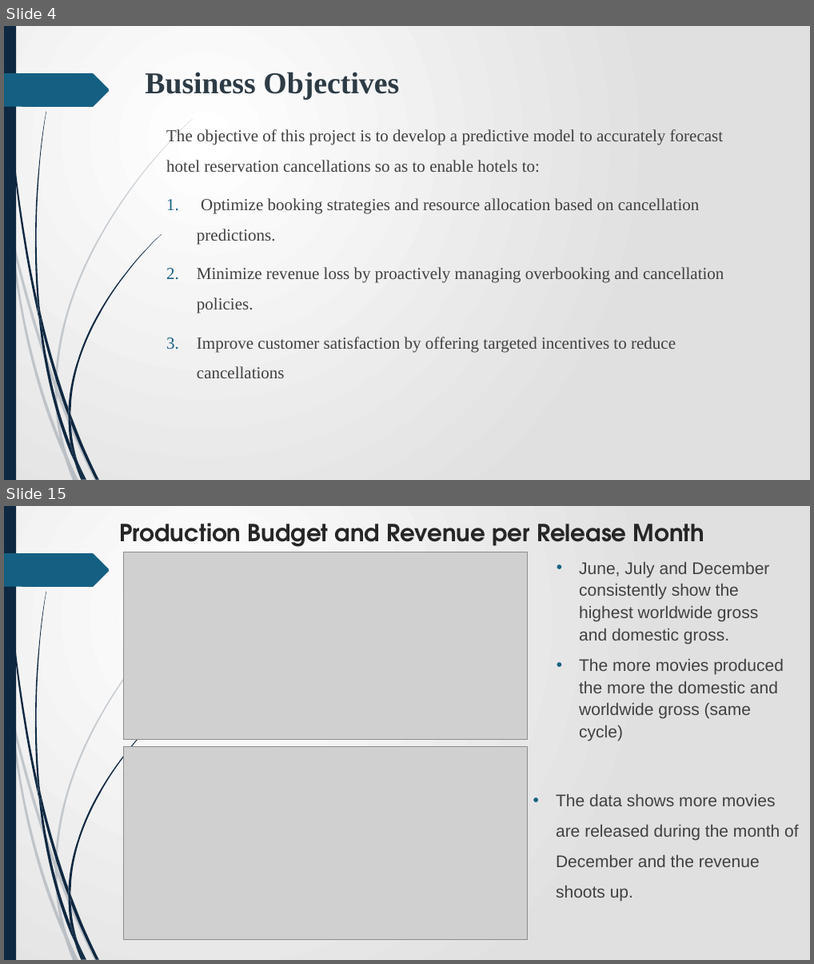
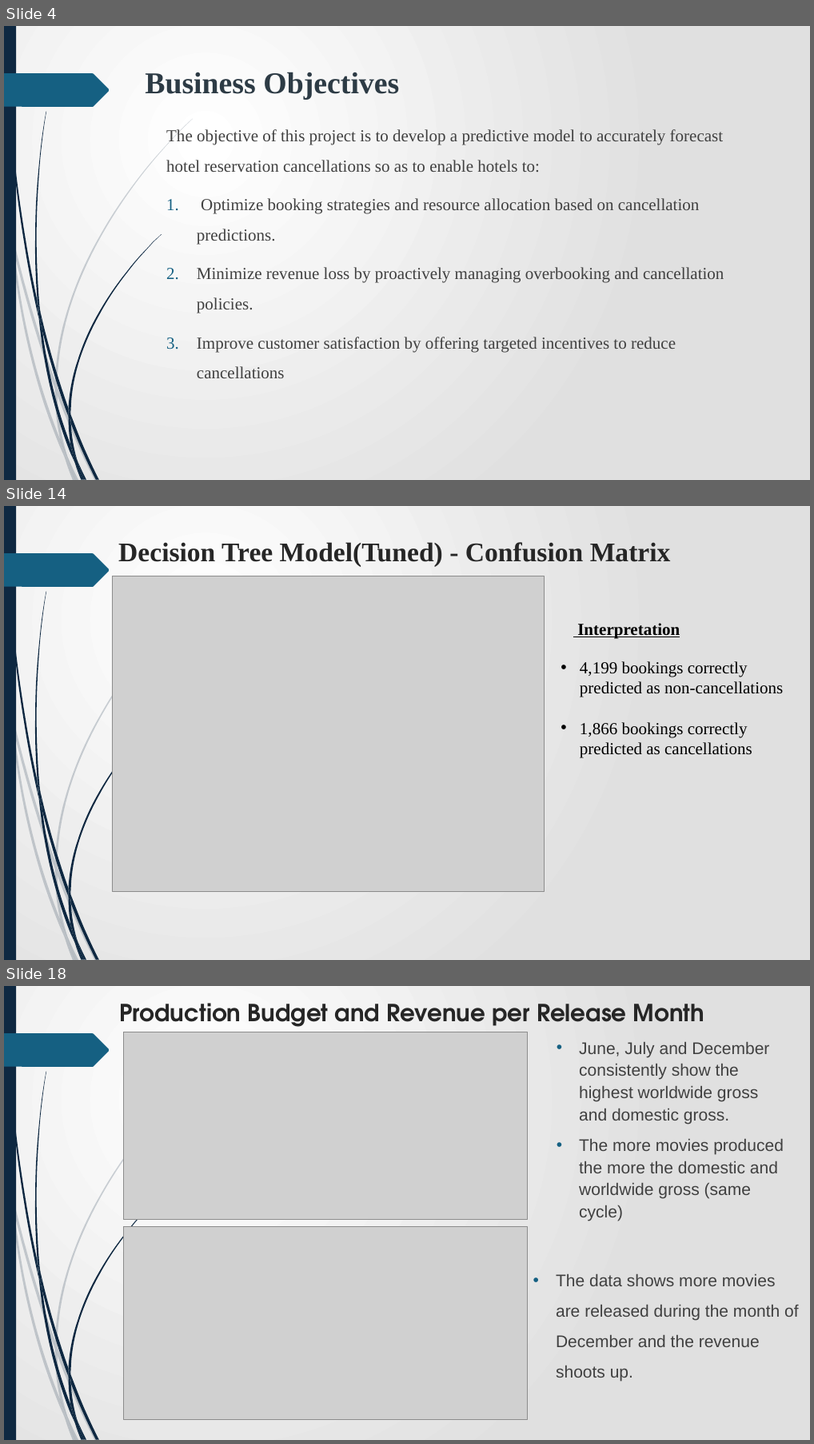
Before and after one commit to James-tech4/JAMES-PHASE-3-DSPT-8-PROJECT, a slide deck: Presentation.pptx. Shown one above the other, each under a label of ours: slides 4 and 15 before the commit, slides 4, 14 and 18 after it; the slides between them are not shown. The pictures are 814x964 and 814x1444 pixels, drawn with LibreOffice and Linux fonts; fonts in the diff are those of the drawing; grey boxes stand for pictures. Boxes give left, top, right and bottom in pixels: in the first picture for what was removed or moved away, otherwise in the second. Text is boxed around its words. In the diff, an @@ line names an element or a change of style, - is before the commit and + after.

```diff
--- a/Presentation.pptx
+++ b/Presentation.pptx
@@ slide 14 added at bbox=[4, 506, 810, 960], background gradient #FFFFFF to #E1E1E1; not listed: 24 template elements that a slide beside it also shows @@
@@ title added at bbox=[118, 542, 671, 567], 32 pt, text #262626, bold @@
+Decision Tree Model(Tuned) - Confusion Matrix
@@ picture added at bbox=[112, 576, 544, 891] @@
@@ text added at bbox=[578, 623, 783, 758], 20 pt, text #000000 @@
+Interpretation
+• 4,199 bookings correctly predicted as non-cancellations
+• 1,866 bookings correctly predicted as cancellations
@@ what was slide 15 is now slide 18 @@
```
Also in this commit, not shown: 8 slides changed, 5 other slides added, 3 slides removed, 2 other files.
